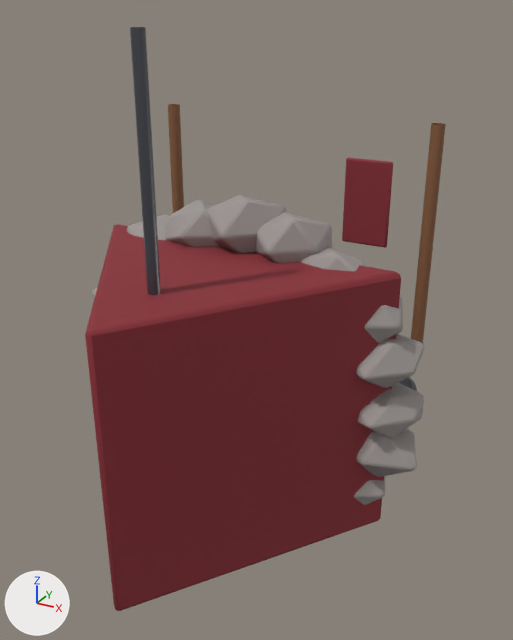
The glTF model models/buildings/army_camp.glb as it was, and as the next commit left it.
Rendered twice from a 50 mm camera at (3.41, -5.74, 3.58) aimed at (0.12, 0.26, 0.58). The axes (+X, +Y, +Z) are drawn at lower left. The lights are the same throughout. The older version comes first. Where no turn or scale is listed for an object, it has been applied to the vertices.

The scene before the commit, as lines of its bpy script (objects in view):
```python
me_icosphere = bpy.data.meshes.new('Icosphere')
me_icosphere.from_pydata(...)  # 100 vertices, 196 faces; spans x -0.445..0.348, y -0.438..0.327, z -0.237..0.229
me_icosphere.materials.append(mat_stone_light)  # grey #9e9795
me_icosphere_006 = bpy.data.meshes.new('Icosphere.006')
me_icosphere_006.from_pydata(...)  # 90 vertices, 176 faces; spans x -0.489..0.4, y -0.374..0.416, z -0.236..0.249
me_icosphere_006.materials.append(mat_stone_light)  # grey #9e9795
me_icosphere_019 = bpy.data.meshes.new('Icosphere.019')
me_icosphere_019.from_pydata(...)  # 104 vertices, 204 faces; spans x -0.419..0.493, y -0.346..0.443, z -0.279..0.302
me_icosphere_019.materials.append(mat_stone_light)  # grey #9e9795
ob_foundationstone_0 = bpy.data.objects.new('FoundationStone_0', me_icosphere)
ob_foundationstone_0.location = (1.59, 0.2, 0.0)
ob_foundationstone_19 = bpy.data.objects.new('FoundationStone_19', me_icosphere_019)
ob_foundationstone_19.location = (1.51, 0.2, -0.49)
ob_foundationstone_6 = bpy.data.objects.new('FoundationStone_6', me_icosphere_006)
ob_foundationstone_6.location = (-0.49, 0.2, 1.51)
# also in view: 'WarTent' at (0.0, -0.98, 0.0); 'Banner' at (0.0, -1.3, 1.83); 'FoundationStone_2' at (1.28, 0.18, 0.93); 'FoundationStone_5' at (-0.05, 0.22, 1.59); 'FoundationStone_3' at (0.94, 0.26, 1.29)
```
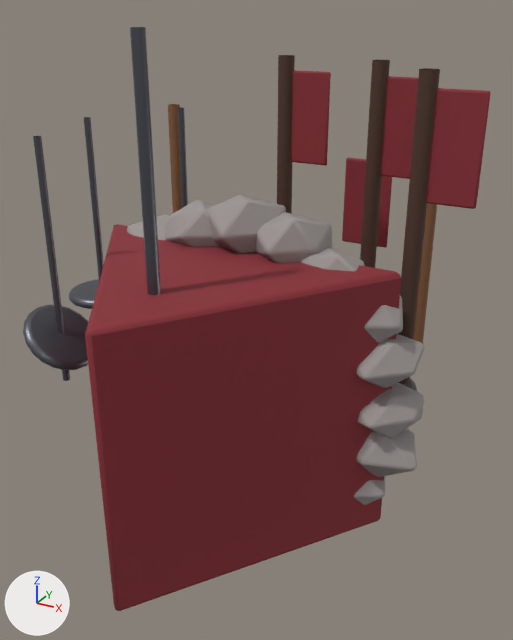
Location of each change, [x1, y1, x2, y2] in pixels of the pictures (513 x 640 px):
'L10WarBanner', added (red)
    after: [426, 88, 491, 209]
'L10Totem', added (brown)
    after: [398, 68, 440, 384]
'L8WarBanner', added (red)
    after: [291, 70, 331, 166]
'L9Totem', added (brown)
    after: [360, 60, 390, 268]
'L5Shield', added
    after: [23, 305, 88, 370]
'L9WarBanner', added (red)
    after: [381, 76, 418, 179]
'L8Totem', added (brown)
    after: [277, 55, 295, 213]
'L5Spear', added
    after: [33, 136, 70, 381]
'L6Spear', added
    after: [84, 117, 104, 280]
'L6Shield', added
    after: [69, 279, 99, 309]
'L7Spear', added
    after: [178, 108, 188, 208]

What the commit changed:
Material 'wood_dark' (mat_wood_dark) is new.
Its base color is (0.075, 0.035, 0.022) (brown #4d3529).
Its roughness is 0.82.
Mesh me_cube_003 is new.
It has 56 vertices, 108 faces and spans x -0.25..0.25, y -0.02..0.02, z -0.5..0.5.
It uses material mat_cloth (red #892c35).
Mesh me_l10totem is new.
It has 130 vertices, 240 faces and spans x 1.53..1.71, y 0.5..0.67, z 0.1..3.1.
It uses material mat_wood_dark (brown #4d3529).
Mesh me_l9totem is new.
It has 130 vertices, 240 faces and spans x 0.77..0.95, y 1.4..1.57, z 0.1..3.1.
It uses material mat_wood_dark (brown #4d3529).
Mesh me_l8totem is new.
It has 130 vertices, 240 faces and spans x -0.39..-0.21, y 1.61..1.78, z 0.1..3.1.
It uses material mat_wood_dark (brown #4d3529).
Mesh me_l7spear is new.
It has 130 vertices, 240 faces and spans x -1.35..-1.28, y 1.07..1.14, z 0.15..2.55.
It uses material mat_iron (dark grey #5f6169).
Mesh me_l6spear is new.
It has 130 vertices, 240 faces and spans x -1.75..-1.68, y -0.03..0.03, z 0.15..2.55.
It uses material mat_iron (dark grey #5f6169).
Mesh me_cylinder_010 is new.
It has 120 vertices, 236 faces and spans x -0.38..0.38, y -0.38..0.38, z -0.055..0.055.
It uses material mat_iron (dark grey #5f6169).
Mesh me_l5spear is new.
It has 130 vertices, 240 faces and spans x -1.35..-1.28, y -1.14..-1.07, z 0.15..2.55.
It uses material mat_iron (dark grey #5f6169).
Mesh me_cylinder_009 is new.
It has 120 vertices, 236 faces and spans x -0.306..0.306, y -0.38..0.38, z -0.265..0.265.
It uses material mat_iron (dark grey #5f6169).
Object 'L10WarBanner' (ob_l10warbanner) is new; it shows me_cube_003.
Its location is (1.9, 0.59, 2.45).
Object 'L10Totem' (ob_l10totem) is new; it shows me_l10totem.
Its location is (0.0, 0.0, 0.0).
Object 'L9WarBanner' (ob_l9warbanner) is new; it shows a copy of me_cube_003.
Its location is (1.14, 1.49, 2.45).
Object 'L9Totem' (ob_l9totem) is new; it shows me_l9totem.
Its location is (0.0, 0.0, 0.0).
Object 'L8WarBanner' (ob_l8warbanner) is new; it shows a copy of me_cube_003.
Its location is (-0.02, 1.69, 2.45).
Object 'L8Totem' (ob_l8totem) is new; it shows me_l8totem.
Its location is (0.0, 0.0, 0.0).
Object 'L7Spear' (ob_l7spear) is new; it shows me_l7spear.
Its location is (0.0, 0.0, 0.0).
Object 'L6Spear' (ob_l6spear) is new; it shows me_l6spear.
Its location is (0.0, 0.0, 0.0).
Object 'L6Shield' (ob_l6shield) is new; it shows me_cylinder_010.
Its location is (-1.72, 0.0, 0.62).
Object 'L5Spear' (ob_l5spear) is new; it shows me_l5spear.
Its location is (0.0, 0.0, 0.0).
Object 'L5Shield' (ob_l5shield) is new; it shows me_cylinder_009.
Its location is (-1.32, -1.1, 0.62).
